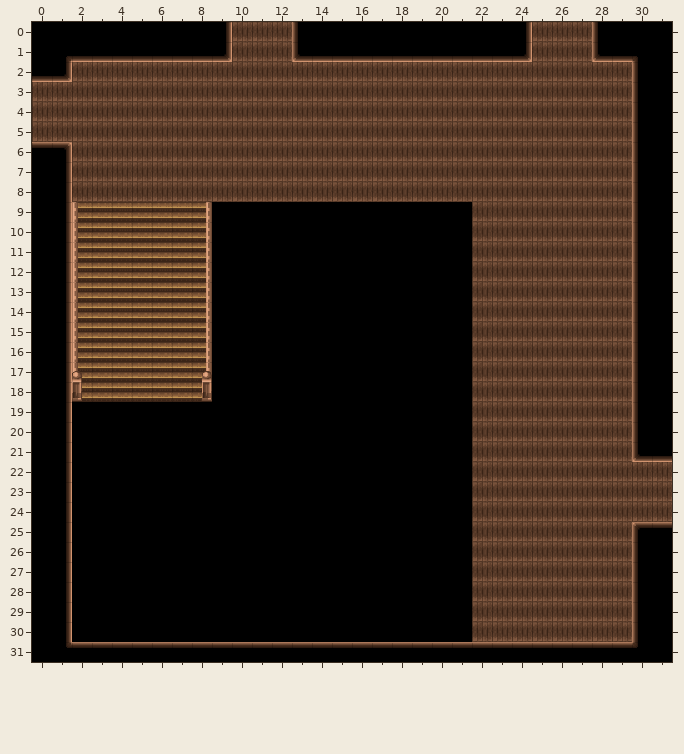
A Tiled map (JSON) gets an edit: assets/tmj/foyer_floor2.tmj. That is the earlier state.
Cells are 32x32 px. Shown: x 0..31, y 0..31.
Once edited:
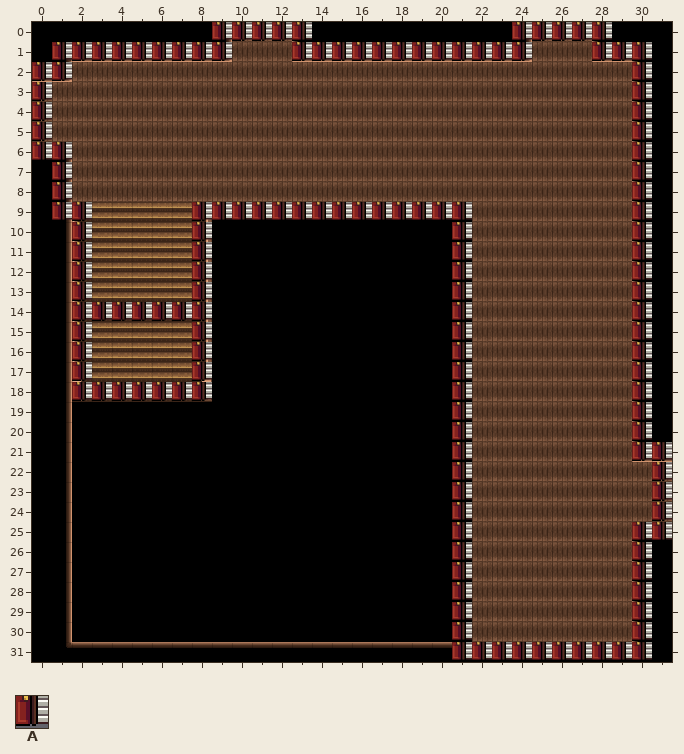
Key: from "pixellands": A 985.
_ is an empty cell.
Author's note on the commit: updated all room collisions
Change:
{"where": "layer \"collision\""}
{"y":0,"x":9,"old":"_____","new":"AAAAA"}
{"y":0,"x":24,"old":"_____","new":"AAAAA"}
{"y":1,"x":1,"old":"_________","new":"AAAAAAAAA"}
{"y":1,"x":13,"old":"____________","new":"AAAAAAAAAAAA"}
{"y":1,"x":28,"old":"___","new":"AAA"}
{"y":2,"x":0,"old":"__","new":"AA"}
{"y":2,"x":30,"old":"_","new":"A"}
{"y":3,"x":0,"old":"_","new":"A"}
{"y":3,"x":30,"old":"_","new":"A"}
{"y":4,"x":0,"old":"_","new":"A"}
{"y":4,"x":30,"old":"_","new":"A"}
{"y":5,"x":0,"old":"_","new":"A"}
{"y":5,"x":30,"old":"_","new":"A"}
{"y":6,"x":0,"old":"__","new":"AA"}
{"y":6,"x":30,"old":"_","new":"A"}
{"y":7,"x":1,"old":"_","new":"A"}
{"y":7,"x":30,"old":"_","new":"A"}
{"y":8,"x":1,"old":"_","new":"A"}
{"y":8,"x":30,"old":"_","new":"A"}
{"y":9,"x":1,"old":"__","new":"AA"}
{"y":9,"x":8,"old":"______________","new":"AAAAAAAAAAAAAA"}
{"y":9,"x":30,"old":"_","new":"A"}
{"y":10,"x":2,"old":"_","new":"A"}
{"y":10,"x":8,"old":"_","new":"A"}
{"y":10,"x":21,"old":"_","new":"A"}
{"y":10,"x":30,"old":"_","new":"A"}
{"y":11,"x":2,"old":"_","new":"A"}
{"y":11,"x":8,"old":"_","new":"A"}
{"y":11,"x":21,"old":"_","new":"A"}
{"y":11,"x":30,"old":"_","new":"A"}
{"y":12,"x":2,"old":"_","new":"A"}
{"y":12,"x":8,"old":"_","new":"A"}
{"y":12,"x":21,"old":"_","new":"A"}
{"y":12,"x":30,"old":"_","new":"A"}
{"y":13,"x":2,"old":"_","new":"A"}
{"y":13,"x":8,"old":"_","new":"A"}
{"y":13,"x":21,"old":"_","new":"A"}
{"y":13,"x":30,"old":"_","new":"A"}
{"y":14,"x":2,"old":"_______","new":"AAAAAAA"}
{"y":14,"x":21,"old":"_","new":"A"}
{"y":14,"x":30,"old":"_","new":"A"}
{"y":15,"x":2,"old":"_","new":"A"}
{"y":15,"x":8,"old":"_","new":"A"}
{"y":15,"x":21,"old":"_","new":"A"}
{"y":15,"x":30,"old":"_","new":"A"}
{"y":16,"x":2,"old":"_","new":"A"}
{"y":16,"x":8,"old":"_","new":"A"}
{"y":16,"x":21,"old":"_","new":"A"}
{"y":16,"x":30,"old":"_","new":"A"}
{"y":17,"x":2,"old":"_","new":"A"}
{"y":17,"x":8,"old":"_","new":"A"}
{"y":17,"x":21,"old":"_","new":"A"}
{"y":17,"x":30,"old":"_","new":"A"}
{"y":18,"x":2,"old":"_______","new":"AAAAAAA"}
{"y":18,"x":21,"old":"_","new":"A"}
{"y":18,"x":30,"old":"_","new":"A"}
{"y":19,"x":21,"old":"_","new":"A"}
{"y":19,"x":30,"old":"_","new":"A"}
{"y":20,"x":21,"old":"_","new":"A"}
{"y":20,"x":30,"old":"_","new":"A"}
{"y":21,"x":21,"old":"_","new":"A"}
{"y":21,"x":30,"old":"__","new":"AA"}
{"y":22,"x":21,"old":"_","new":"A"}
{"y":22,"x":31,"old":"_","new":"A"}
{"y":23,"x":21,"old":"_","new":"A"}
{"y":23,"x":31,"old":"_","new":"A"}
{"y":24,"x":21,"old":"_","new":"A"}
{"y":24,"x":31,"old":"_","new":"A"}
{"y":25,"x":21,"old":"_","new":"A"}
{"y":25,"x":30,"old":"__","new":"AA"}
{"y":26,"x":21,"old":"_","new":"A"}
{"y":26,"x":30,"old":"_","new":"A"}
{"y":27,"x":21,"old":"_","new":"A"}
{"y":27,"x":30,"old":"_","new":"A"}
{"y":28,"x":21,"old":"_","new":"A"}
{"y":28,"x":30,"old":"_","new":"A"}
{"y":29,"x":21,"old":"_","new":"A"}
{"y":29,"x":30,"old":"_","new":"A"}
{"y":30,"x":21,"old":"_","new":"A"}
{"y":30,"x":30,"old":"_","new":"A"}
{"y":31,"x":21,"old":"__________","new":"AAAAAAAAAA"}
